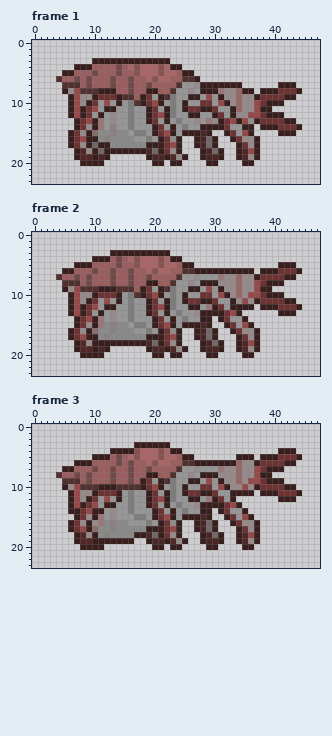
Pixel-art file: Assets/Sprites/Enemies/Blusim/Blusim.aseprite. The first picture shows the starting point.
48x24 pixels, 8 frames. Shown: frame 1, frame 2, frame 3. The commit also changed other frames, which this record leaves out.
And afterwards:
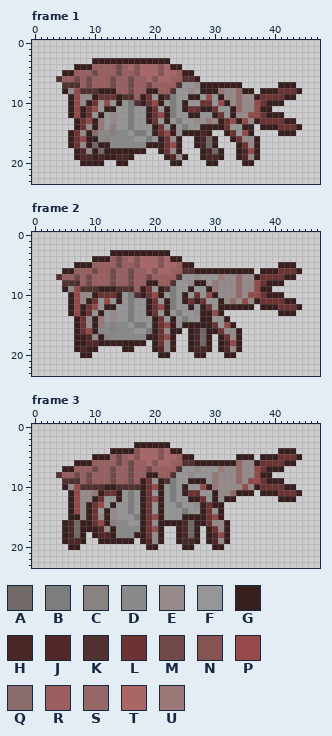
Palette (. is transparent): A #716868  B #7d7d7d  C #8a8181  D #8a8a8a  E #968a8a  F #969696  G #391e1e  H #492727  J #512727  K #513030  L #6d3333  M #714949  N #865353  P #964949  Q #8a6c6c  R #9a5e5e  S #966767  T #aa6565  U #9a7878
Change:
layer "Back Leg" added
layer "Middle Leg" added
Frame 1, layers "Back Leg", "Rear Legs":
y 18: x 19..20 HA -> ..
y 19: x 13..16 .... -> GHHG; x 19..21 GHH -> ...
y 20: x 14..15 .. -> GG; x 20..21 GG -> ..
Frame 2:
y 8: x 27 F -> G; x 29..30 GG -> FU
y 9: x 27 G -> F; x 29..31 PFG -> GUE
y 10: x 27..32 FLLFPG -> LFPGEE
y 11: x 27..33 LGGLFFG -> GLFFGES
y 12: x 27..32 GFUGLF -> FGLFGG
y 13: x 30 G -> P; x 32..34 LPG -> ...
y 14: x 9 P -> E; x 30..35 .GLFFG -> FFG...
y 15: x 28 H -> G; x 30..36 ..GLFPG -> LFPG...
y 16: x 6..10 GLEGQ -> .GLPG; x 20..23 FGLE -> GLEG; x 26..29 .GHA -> GHAG; x 31..37 ..GLEEG -> LEEG...
y 17: x 6..11 GLPGGD -> .GGJEG; x 21..24 GLPG -> LPG.; x 26..33 .GHAG... -> GHAG.GLE; x 35..37 LEG -> ...
y 18: x 8..10 JEG -> GJJ; x 19..24 HAGLEG -> .GLEG.; x 26..30 ..GHA -> GHAG.; x 32..33 .. -> JP; x 35..37 JPG -> ...
y 19: x 8..9 JJ -> HG; x 11..12 HG -> ..; x 15..16 .. -> GG; x 19..30 GHHGJEG..GHH -> .GJEG..GHHG.; x 32..33 .. -> JE; x 35..37 JEG -> ...
y 20: x 10..11 GG -> ..; x 20 G -> .; x 22..24 .GG -> G..; x 27..30 ..GG -> GG..; x 32..33 .. -> GG; x 35..36 GG -> ..
Frame 3, layers "Front Legs", "Middle Leg", "Rear Legs":
y 8: x 28..30 GGG -> FFU
y 9: x 28..31 FPFG -> GFUE
y 10: x 11 G -> K; x 28..32 LLFPG -> PGUEE
y 11: x 10..11 GL -> UG; x 18..22 FGLFG -> GLFGF; x 28..33 GGLFFG -> FFGEES
y 12: x 9..12 GLFP -> EGLF; x 18..22 FGLPG -> GLPGF; x 28..29 FU -> LF; x 31..32 LF -> EG
y 13: x 8..12 GLPFG -> EGLPF; x 18..22 FGLFG -> GLFGF; x 29 G -> L; x 32..34 LPG -> ...
y 14: x 7..12 GLPGGF -> PEGLFG; x 18..21 FFGL -> GLFG; x 23 G -> F; x 29..30 G. -> LF; x 32..35 LFFG -> ....
y 15: x 6 . -> G; x 8..12 LEGUF -> EGLEG; x 18..23 BFGLPG -> GLPGFF; x 28..36 HG..GLFPG -> GLPG.....
y 16: x 5..8 .GLE -> GHAG; x 10..12 EUD -> LPG; x 18..20 FBF -> GLE; x 22..23 LE -> GG; x 25..26 .. -> HA; x 28..37 HAG..GLEEG -> GLEEG.....
y 17: x 5..8 .GLP -> GHAG; x 10..13 QDDC -> GJEG; x 18..20 DGG -> GLP; x 22..23 LP -> ..; x 25..26 .. -> HA; x 28..32 HAG.. -> .GLEG; x 34..37 GLEG -> ....
y 18: x 5..9 ..GJE -> GHAG.; x 11..13 DCD -> JJG; x 19..20 HA -> LE; x 22..23 LE -> ..; x 25..32 ...GHAG. -> HAG.GJPG; x 34..37 GJPG -> ....
y 19: x 5..10 ..GJJG -> GHHG..; x 18..32 .GHHGJEG..GHHG. -> GJEG..GHHG.GJEG; x 34..37 GJEG -> ....
y 20: x 6..11 ..GGGG -> GG....; x 19 . -> G; x 21 G -> .; x 23..26 GG.. -> ..GG; x 29 G -> .; x 31 . -> G; x 35..36 GG -> ..
